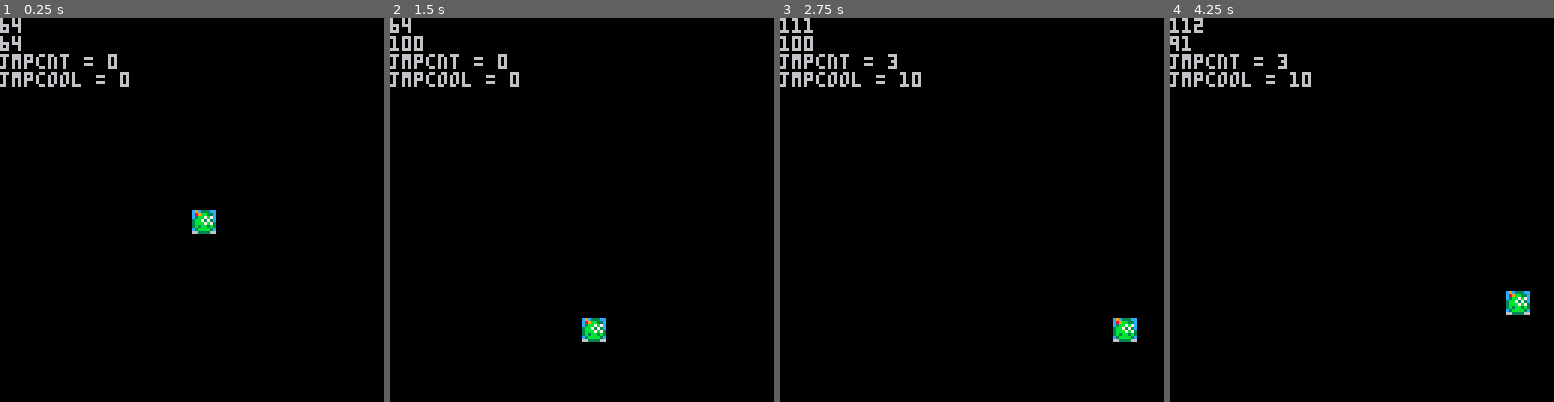
Above: before the commit, frames 1-4 (left to right).
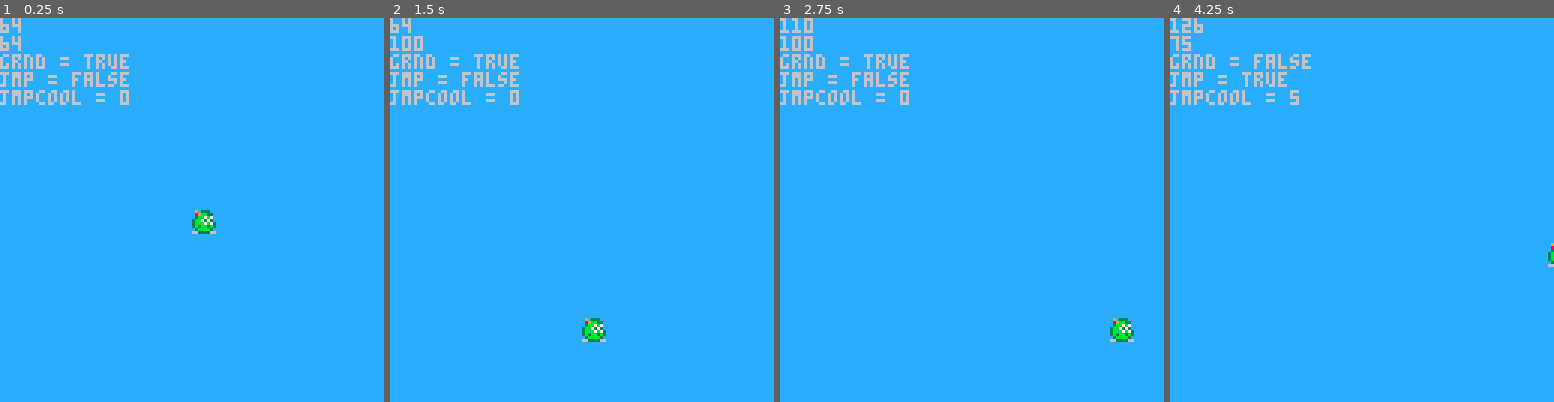
Above: after the commit, the same moments.

Repository: EzDzzIt/GreenGuyGaiden
Game: PICO-8 cartridge GGG.p8
Same seed, same stepped clock (60 frames per second), same inputs: the game is played once before the commit and once after it.
Inputs:
- Up to frame 1 (0.25 s): no input
- Up to frame 2 (1.5 s): tap X (X key) at 0.33, 1.07 s; tap O (Z key) at 0.7 s
- Up to frame 3 (2.75 s): hold Right 1.6-2.1 s; tap O (Z key) at 1.7, 2.1, 2.5 s; tap X (X key) at 1.85 s; hold Right from 2.47 s (still down)
- Up to frame 4 (4.25 s): tap O (Z key) every 0.4 s from 2.9 to 4.1 s; tap X (X key) at 2.97, 4.08 s; release Right at 3.03 s; hold Left 3.08-3.58 s; hold Right from 4.02 s (still down)

The runs differ from the first frame. In frame 1, 99% of the frame differs, in the area x 0-100%, y 0-100%; in frame 2, 99%; in frame 3, 99%; in frame 4, 99%.

Commit message:
Add files via upload
changes to movement code

Diff:
--- a/GGG.p8
+++ b/GGG.p8
@@ -6,18 +6,17 @@
 function _init()
 	cls(0)
 	player_x, player_y, xsp, ysp = 64,64,0,0
-	jmpcnt, jmpcool = 0, 0
+	jmp, jmpcool = false, 0
 	grnd,dead = true,false
+	jmpclim = 5
 	t = 0
 end
 
 function _draw()
-	cls(0)
+	cls(12)
 	spr(1,player_x,player_y)
-	print(player_x)
-	print(player_y)
-	print ("jmpcnt = " ..tostr(jmpcnt))
-	print ("jmpcool = " ..tostr(jmpcool))
+	--debug vars
+	debug()
 
 end
 
@@ -55,19 +54,14 @@
 		else
 				xsp = 0
 		end
-		--x-movement while in the air slows?
-	elseif t%3 == 0 then
-		if btn(0) then
-			xsp = - 1
-			if btn(1) then
-				xsp = 0
-			end
-		elseif btn(1) then
-				xsp = 1
-		else
-				xsp = 0
-		end
 	end
+--sprinting?
+--	if btn(5) and xsp > 0 then
+--		xsp = 2
+--	elseif btn(5) and xsp < 0 then
+--		xsp = -2
+--	end
+
 --move x
 player_x = player_x + xsp
 
@@ -77,42 +71,48 @@
 else
 	--accel limit?
 	if t%2 == 0 then
-		if ysp < 2 then
+		if ysp < 5 then
 			ysp = ysp + 1
 		end
 	end
 end
 
-jmplim = 7
-
 --jump logic
 if jmpcool > 0 and grnd then
 	jmpcool = jmpcool - 1
-	jmpcnt = 0
-else
-	if(btn(4)) and (jmpcnt < jmplim) then
-		if jmpcnt == 0 then
-			jmpcool = 10
-		end
-		ysp = ysp - 1
-		jmpcnt = jmpcnt + 1
-		grnd = false
+	jmp = false
+elseif(btn(4)) and grnd and jmpcool == 0 then
+	if jmp == false then
+		jmpcool = jmpclim
+	end
+	ysp = - 5
+	jmp = true
+	grnd = false
 end
 
 --move y
 player_y = player_y + ysp
 
+
 end
+-->8
+--debug
+function debug()
+	print(player_x)
+	print(player_y)
+	print("grnd = " ..tostr(grnd))
+	print("jmp = " ..tostr(jmp))
+	print("jmpcool = " ..tostr(jmpcool))
 end
 __gfx__
-00000000c9c333cc0903330009033300090333000903330009033300ffccccffcccccccc55555555000000000000000000000000000000000000000000000000
-06000060c89bb33c089bb330089bb330089bb330089bb330089bb330fccccfffcccccccc05050500000000000000000000000000000000000000000000000000
-00700700c3bb7b7c03bb7b7003bb7b7003bb7b7003bb7b7003bb7b70ccccffffcccccccc5c5c5ff5000000000000000000000000000000000000000000000000
-600770063bb7373c3bb737303bb737303bb737303bb737303bb73730cccfffffcccccccccccfffff000000000000000000000000000000000000000000000000
+00000000c9c333ccc9c333ccc9c333ccc9c333ccc9c333ccc9c333ccffccccffcccccccc55555555000000000000000000000000000000000000000000000000
+06000060c89bb33cc89bb33cc89bb33cc89bb33cc89bb33cc89bb33cfccccfffcccccccc05050500000000000000000000000000000000000000000000000000
+00700700c3bb7b7cc3bb7b7cc3bb7b7cc3bb7b7cc3bb7b7cc3bb7b7cccccffffcccccccc5c5c5ff5000000000000000000000000000000000000000000000000
+600770063bb7373c3bb7373c3bb7373c3bb7373c3bb7373c3bb7373ccccfffffcccccccccccfffff000000000000000000000000000000000000000000000000
 060770603bbb7b733bbb7b733bbb7b733bbb7b733bbb7b733bbb7b73ccfffffcccccccccccfffffc000000000000000000000000000000000000000000000000
-007007003b3bb3b33b3b33b33b3b33b33b3b33b33b3b33b33b3b33b3cfffffcccccccccccfffffcc000000000000000000000000000000000000000000000000
-00000000c3bbbb3c036bbb30036bbb30036bbb30036bbb30036bbb30fffffcccccccccccfffffccc000000000000000000000000000000000000000000000000
-00000000663333660663336606633366066333660663336606633366ffffccccccccccccffffcccc000000000000000000000000000000000000000000000000
+007007003b3bb3b33b3bb3b33b3bb3b33b3bb3b33b3bb3b33b3bb3b3cfffffcccccccccccfffffcc000000000000000000000000000000000000000000000000
+00000000c3bbbb3cc3bbbb3cc3bbbb3cc3bbbb3cc3bbbb3cc3bbbb3cfffffcccccccccccfffffccc000000000000000000000000000000000000000000000000
+00000000663333666633336666333366663333666633336666333366ffffccccccccccccffffcccc000000000000000000000000000000000000000000000000
 __gff__
 0000000000000001000000000000000000000000000000000000000000000000000000000000000000000000000000000000000000000000000000000000000000000000000000000000000000000000000000000000000000000000000000000000000000000000000000000000000000000000000000000000000000000000
 0000000000000000000000000000000000000000000000000000000000000000000000000000000000000000000000000000000000000000000000000000000000000000000000000000000000000000000000000000000000000000000000000000000000000000000000000000000000000000000000000000000000000000
